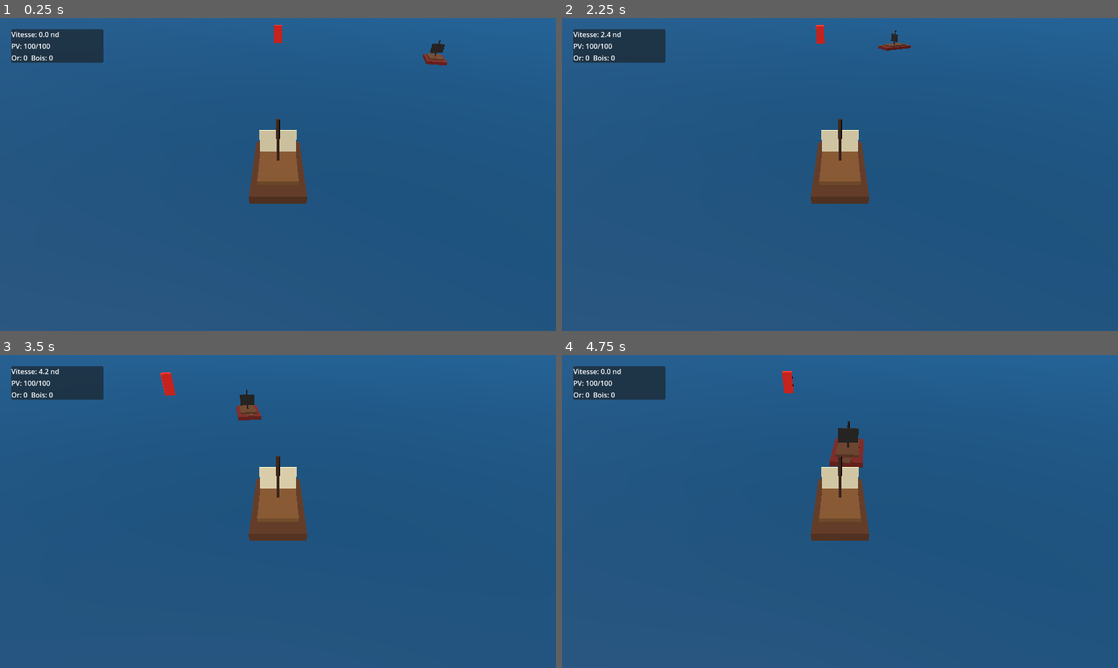
Above: before the commit, frames 1-4 (two rows, left to right).
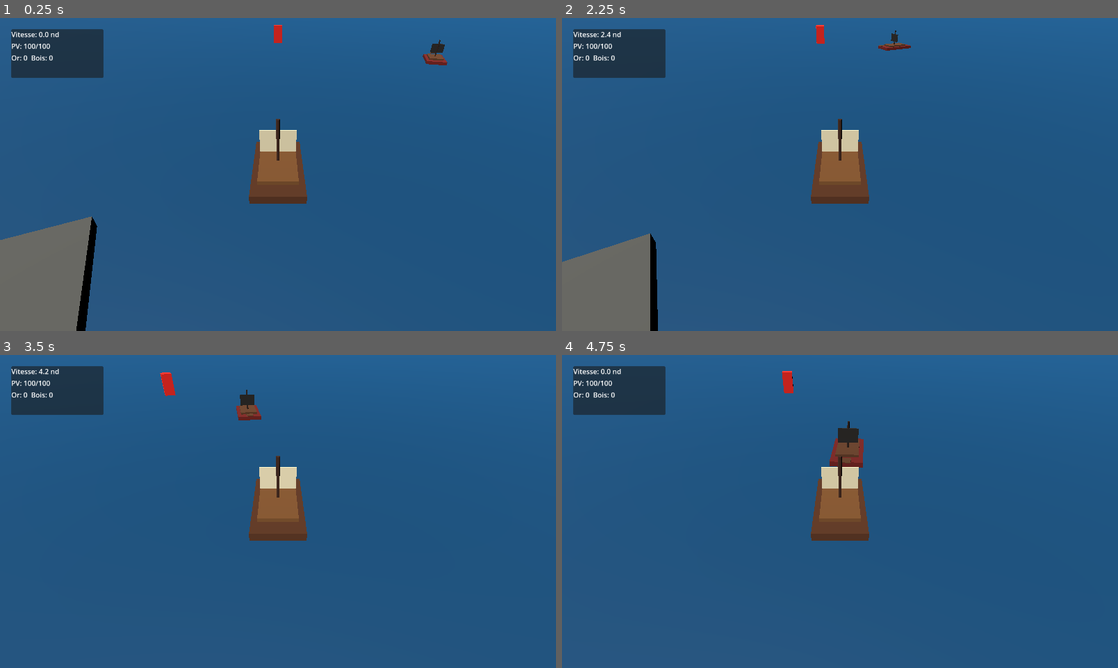
Above: after the commit, the same moments.

Repository: blou132/jeux-pirate
Game: Godot game, scene res://scenes/world/World.tscn
Two runs of this game, one before a commit and one after it. Both use one fixed random seed, a clock stepped at 60 frames per second and the inputs below.
Inputs (mouse positions are in pixels of both pictures, inside the frame that each line leads up to):
- Up to frame 1 (0.25 s): no input
- Up to frame 2 (2.25 s): tap Enter at 0.5 s; move the mouse to (962, 158) at 0.52 s; hold D 0.53-1.25 s; tap E at 0.6 s; click (962, 158) at 0.67 s; drag from (728, 190) to (812, 237) at 1.27 s; move the mouse to (895, 105) at 2.02 s; hold D from 2.03 s (still down); hold Z from 2.03 s (still down)
- Up to frame 3 (3.5 s): tap E at 2.3 s; release D at 2.75 s; release Z at 2.75 s; drag from (250, 574) to (111, 464) at 2.77 s
- Up to frame 4 (4.75 s): move the mouse to (1006, 558) at 3.52 s; hold A 3.53-4.25 s; tap E at 3.6 s; drag from (673, 464) to (756, 433) at 4.27 s

The runs differ from the first frame. In frame 1, 6.2% of the frame differs, in the area x 0-19%, y 14-100%; in frame 2, 5.4%; in frame 3, 0.8%; in frame 4, 0.8%.

Commit message:
feat: add basic port interaction zone

Diff:
--- a/scenes/ui/HUD.tscn
+++ b/scenes/ui/HUD.tscn
@@ -9,7 +9,7 @@
 offset_left = 16.0
 offset_top = 16.0
 offset_right = 248.0
-offset_bottom = 112.0
+offset_bottom = 148.0
 theme_override_constants/margin_left = 10
 theme_override_constants/margin_top = 10
 theme_override_constants/margin_right = 10
@@ -33,3 +33,7 @@
 [node name="ResourcesLabel" type="Label" parent="MarginContainer/PanelContainer/VBoxContainer"]
 layout_mode = 2
 text = "Or: 0  Bois: 0"
+
+[node name="ContextLabel" type="Label" parent="MarginContainer/PanelContainer/VBoxContainer"]
+layout_mode = 2
+text = "Appuie sur E pour ouvrir le port"
--- /dev/null
+++ b/scenes/world/Port.tscn
@@ -0,0 +1,60 @@
+[gd_scene load_steps=10 format=3 uid="uid://port_v02"]
+
+[ext_resource type="Script" path="res://scripts/world/Port.gd" id="1_port"]
+
+[sub_resource type="StandardMaterial3D" id="StandardMaterial3D_stone"]
+albedo_color = Color(0.36, 0.36, 0.34, 1)
+
+[sub_resource type="StandardMaterial3D" id="StandardMaterial3D_wood"]
+albedo_color = Color(0.46, 0.28, 0.12, 1)
+
+[sub_resource type="StandardMaterial3D" id="StandardMaterial3D_flag"]
+albedo_color = Color(0.88, 0.18, 0.12, 1)
+
+[sub_resource type="BoxMesh" id="BoxMesh_island"]
+size = Vector3(7.5, 0.7, 6.0)
+
+[sub_resource type="BoxMesh" id="BoxMesh_dock"]
+size = Vector3(2.2, 0.25, 5.8)
+
+[sub_resource type="CylinderMesh" id="CylinderMesh_marker"]
+top_radius = 0.12
+bottom_radius = 0.12
+height = 3.0
+
+[sub_resource type="BoxMesh" id="BoxMesh_flag"]
+size = Vector3(1.2, 0.55, 0.08)
+
+[sub_resource type="BoxShape3D" id="BoxShape3D_interaction"]
+size = Vector3(11.0, 3.0, 11.0)
+
+[node name="Port" type="Node3D"]
+script = ExtResource("1_port")
+
+[node name="Visuals" type="Node3D" parent="."]
+
+[node name="StonePlatform" type="MeshInstance3D" parent="Visuals"]
+position = Vector3(0, 0.15, 0)
+mesh = SubResource("BoxMesh_island")
+material_override = SubResource("StandardMaterial3D_stone")
+
+[node name="Dock" type="MeshInstance3D" parent="Visuals"]
+position = Vector3(0, 0.55, 4.3)
+mesh = SubResource("BoxMesh_dock")
+material_override = SubResource("StandardMaterial3D_wood")
+
+[node name="MarkerPole" type="MeshInstance3D" parent="Visuals"]
+position = Vector3(-2.6, 2.0, -1.9)
+mesh = SubResource("CylinderMesh_marker")
+material_override = SubResource("StandardMaterial3D_wood")
+
+[node name="PortFlag" type="MeshInstance3D" parent="Visuals"]
+position = Vector3(-1.95, 3.1, -1.9)
+mesh = SubResource("BoxMesh_flag")
+material_override = SubResource("StandardMaterial3D_flag")
+
+[node name="InteractionArea" type="Area3D" parent="."]
+
+[node name="CollisionShape3D" type="CollisionShape3D" parent="InteractionArea"]
+position = Vector3(0, 1.0, 1.0)
+shape = SubResource("BoxShape3D_interaction")
--- a/scenes/world/World.tscn
+++ b/scenes/world/World.tscn
@@ -1,10 +1,11 @@
-[gd_scene load_steps=14 format=3 uid="uid://world_root_v01"]
+[gd_scene load_steps=15 format=3 uid="uid://world_root_v01"]
 
 [ext_resource type="Script" path="res://scripts/world/World.gd" id="1_world"]
 [ext_resource type="PackedScene" path="res://scenes/boats/PlayerBoat.tscn" id="2_player"]
 [ext_resource type="PackedScene" path="res://scenes/ui/HUD.tscn" id="3_hud"]
 [ext_resource type="PackedScene" path="res://scenes/boats/EnemyShip.tscn" id="4_enemy"]
 [ext_resource type="Script" path="res://scripts/world/LootSystem.gd" id="5_loot_system"]
+[ext_resource type="PackedScene" path="res://scenes/world/Port.tscn" id="6_port"]
 
 [sub_resource type="StandardMaterial3D" id="StandardMaterial3D_ocean"]
 albedo_color = Color(0.02, 0.28, 0.45, 1)
@@ -67,6 +68,10 @@
 [node name="LootSystem" type="Node3D" parent="."]
 script = ExtResource("5_loot_system")
 
+[node name="Port" parent="." instance=ExtResource("6_port")]
+position = Vector3(-9, 0, 8)
+rotation_degrees = Vector3(0, 25, 0)
+
 [node name="PlayerBoat" parent="." instance=ExtResource("2_player")]
 position = Vector3(0, 0, 0)
 
--- a/scripts/ui/HUD.gd
+++ b/scripts/ui/HUD.gd
@@ -3,13 +3,16 @@
 @onready var speed_label: Label = $MarginContainer/PanelContainer/VBoxContainer/SpeedLabel
 @onready var health_label: Label = $MarginContainer/PanelContainer/VBoxContainer/HealthLabel
 @onready var resources_label: Label = $MarginContainer/PanelContainer/VBoxContainer/ResourcesLabel
+@onready var context_label: Label = $MarginContainer/PanelContainer/VBoxContainer/ContextLabel
 
 var _player: Node
 var _game_state: Node
 
 
 func _ready() -> void:
+	add_to_group("hud")
 	resources_label.visible = false
+	context_label.visible = false
 	_connect_game_state()
 	call_deferred("_bind_player_from_tree")
 
@@ -91,3 +94,8 @@
 
 func _on_resources_changed(gold: int, wood: int) -> void:
 	resources_label.text = "Or: %d  Bois: %d" % [gold, wood]
+
+
+func set_context_message(message: String) -> void:
+	context_label.text = message
+	context_label.visible = not message.is_empty()
--- /dev/null
+++ b/scripts/world/Port.gd
@@ -0,0 +1,54 @@
+extends Node3D
+
+signal interaction_requested(port: Node)
+signal player_entered(port: Node)
+signal player_exited(port: Node)
+
+@export var prompt_message: String = "Appuie sur E pour ouvrir le port"
+
+@onready var interaction_area: Area3D = $InteractionArea
+
+var _player_in_range: bool = false
+
+
+func _ready() -> void:
+	add_to_group("ports")
+	interaction_area.body_entered.connect(_on_body_entered)
+	interaction_area.body_exited.connect(_on_body_exited)
+
+
+func _unhandled_input(event: InputEvent) -> void:
+	if not _player_in_range:
+		return
+
+	if event is InputEventKey and event.pressed and not event.echo and event.keycode == KEY_E:
+		interaction_requested.emit(self)
+		get_viewport().set_input_as_handled()
+
+
+func is_player_in_range() -> bool:
+	return _player_in_range
+
+
+func _on_body_entered(body: Node) -> void:
+	if not body.is_in_group("player"):
+		return
+
+	_player_in_range = true
+	_set_hud_message(prompt_message)
+	player_entered.emit(self)
+
+
+func _on_body_exited(body: Node) -> void:
+	if not body.is_in_group("player"):
+		return
+
+	_player_in_range = false
+	_set_hud_message("")
+	player_exited.emit(self)
+
+
+func _set_hud_message(message: String) -> void:
+	var hud := get_tree().get_first_node_in_group("hud")
+	if hud != null and hud.has_method("set_context_message"):
+		hud.set_context_message(message)
